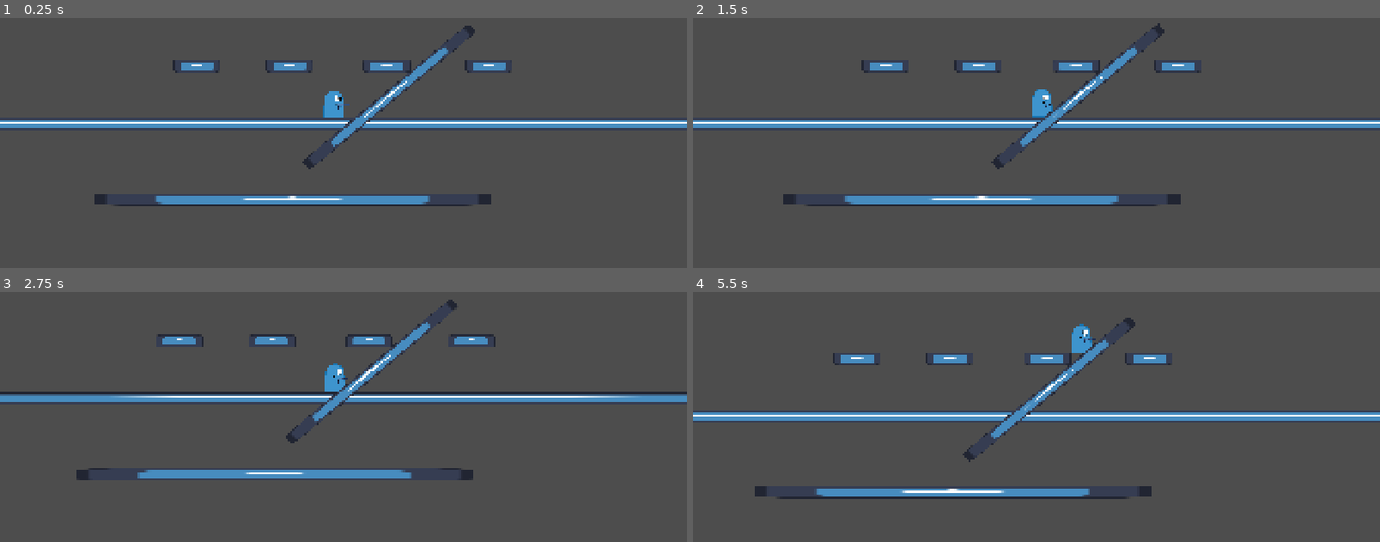
Above: before the commit, frames 1-4 (two rows, left to right).
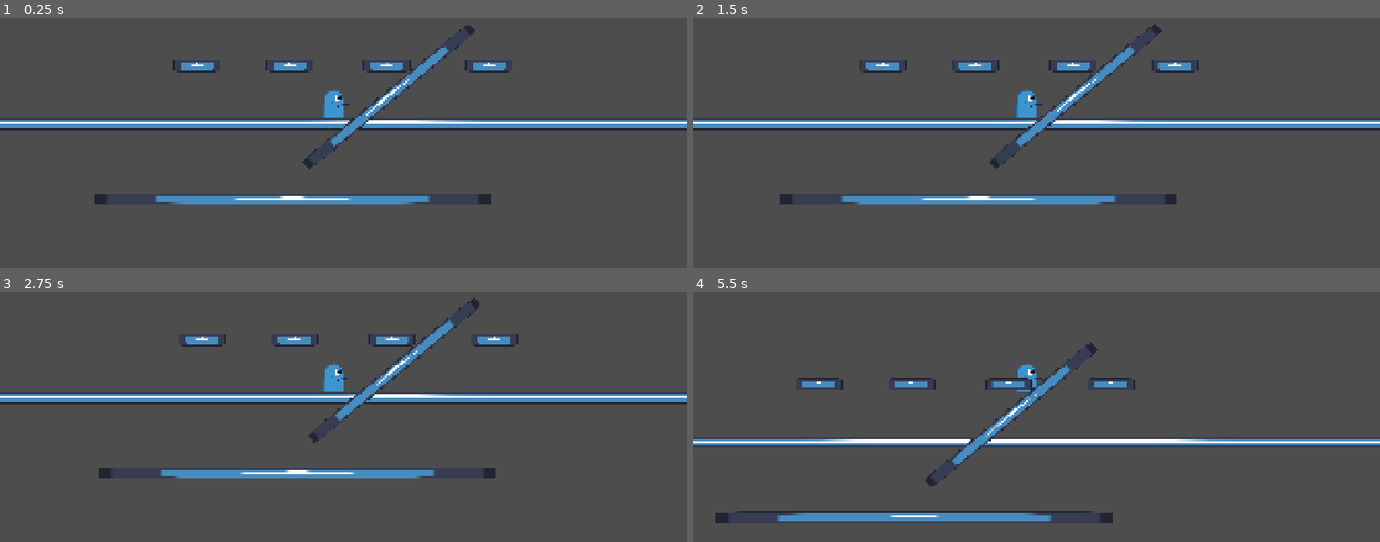
Above: after the commit, the same moments.

Repository: parlakportakal/silahasokan
Game: Godot game, scene res://Scenes/main.tscn
The game is run twice, just before and just after one commit, with the same random seed, the same clock (stepped at 60 frames per second) and the same inputs. The engine's default icon, where the game draws it, is replaced by a stand-in: a white triangle on a blue panel in a dark square.
Inputs (mouse positions are in pixels of both pictures, inside the frame that each line leads up to):
- Up to frame 1 (0.25 s): no input
- Up to frame 2 (1.5 s): tap Enter (ui_accept) at 0.5, 0.77 s; move the mouse to (1187, 55) at 0.52 s; hold R (rHARFi) 0.53-1.28 s; hold Right (ui_right) from 0.53 s (still down); move the mouse to (899, 93) at 1.27 s; tap D (saga) at 1.35 s
- Up to frame 3 (2.75 s): tap Enter (ui_accept) at 1.52 s; move the mouse to (outside the picture) at 2.02 s; release Right (ui_right) at 2.03 s; press the mouse at (outside the picture) at 2.03 s; hold Left (ui_left) from 2.03 s (still down)
- Up to frame 4 (5.5 s): move the mouse to (1002, 427) at 2.77 s; release Left (ui_left) at 2.78 s; release the mouse at (1002, 427) at 2.78 s; hold Right (ui_right) 2.78-4.28 s; tap A (sola) at 2.85 s; tap Enter (ui_accept) at 3.02, 3.77, 4.52 s; move the mouse to (1242, 407) at 3.52 s; tap Space (zipla) at 3.6 s; move the mouse to (outside the picture) at 4.27 s; hold Left (ui_left) 4.28-5.03 s; tap R (rHARFi) at 4.35 s; move the mouse to (1070, 349) at 5.02 s; hold Right (ui_right) from 5.03 s (still down); hold D (saga) from 5.03 s (still down)

The runs differ from the first frame. In frame 1, 2.1% of the frame differs, in the area x 0-100%, y 4-76%; in frame 2, 3.2%; in frame 3, 6.7%; in frame 4, 13%, in the area x 0-100%, y 10-93%.

Commit message:
movment eklendi
ama nereye

Diff:
--- a/Scenes/main.tscn
+++ b/Scenes/main.tscn
@@ -47,8 +47,7 @@
 offset = Vector2(0, -75)
 ignore_rotation = false
 zoom = Vector2(1.68, 1.68)
-position_smoothing_enabled = true
-position_smoothing_speed = 2.0
+position_smoothing_speed = 12.855
 
 [node name="pistol" parent="player" unique_id=263644930 instance=ExtResource("4_jjvhh")]
 position = Vector2(15, 2)
--- a/playeranlık.gd
+++ b/playeranlık.gd
@@ -3,6 +3,9 @@
 var speed = 500
 var jump_force = 200
 var gravity = 980
+var acceleration = 2540
+var friction = 2500
+
 
 ##selam bunu yazan piç
 
@@ -18,9 +21,6 @@
 		velocity.y = -jump_force
 
 
-
-
-
 	if Input.is_action_pressed("saga"):
 		direction.x += 1
 	if Input.is_action_pressed("sola"):
@@ -33,5 +33,11 @@
 		$Sprite2D.flip_h = false
 
 
-	velocity.x = direction.x * speed
+	if direction.x != 0:
+		velocity.x = move_toward(velocity.x , direction.x * speed, acceleration * delta)
+	else:
+		velocity.x = move_toward(velocity.x , 0 , friction * delta)
+	velocity.x = clamp(velocity.x, -speed, speed)
+
+
 	move_and_slide()
